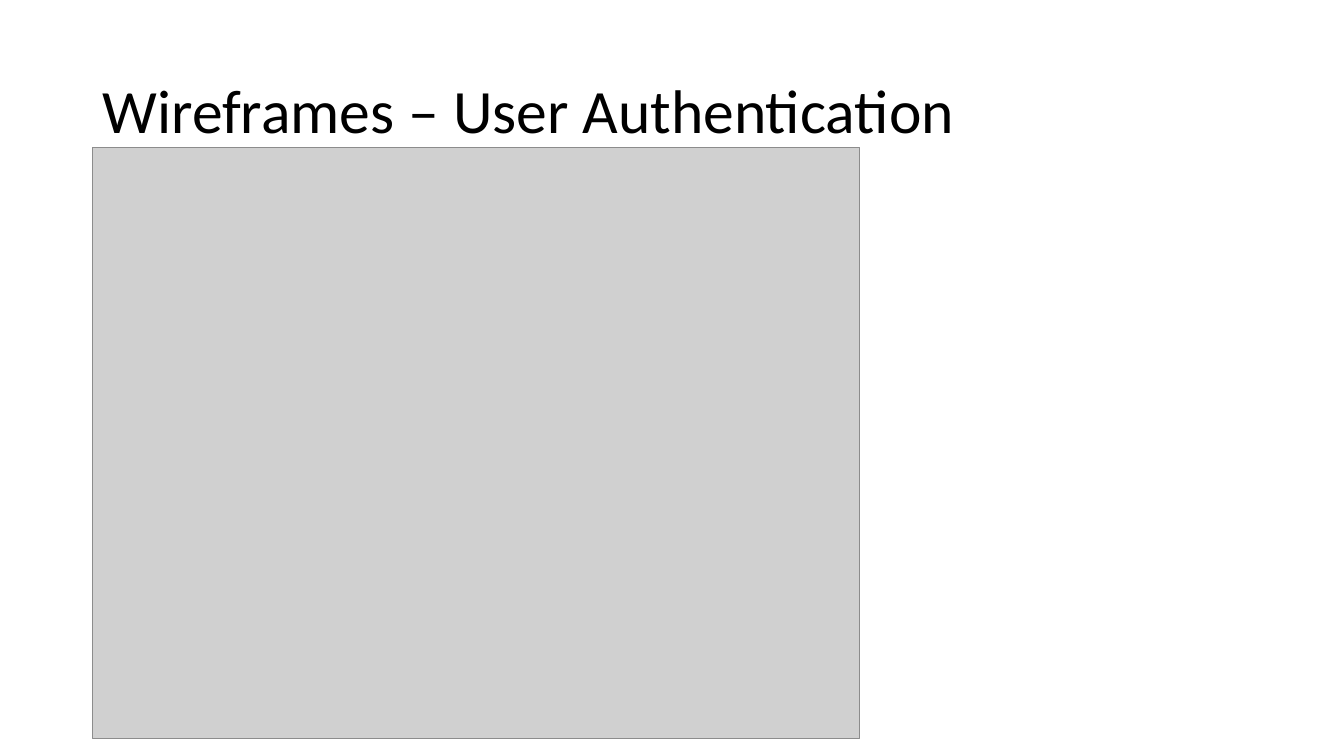
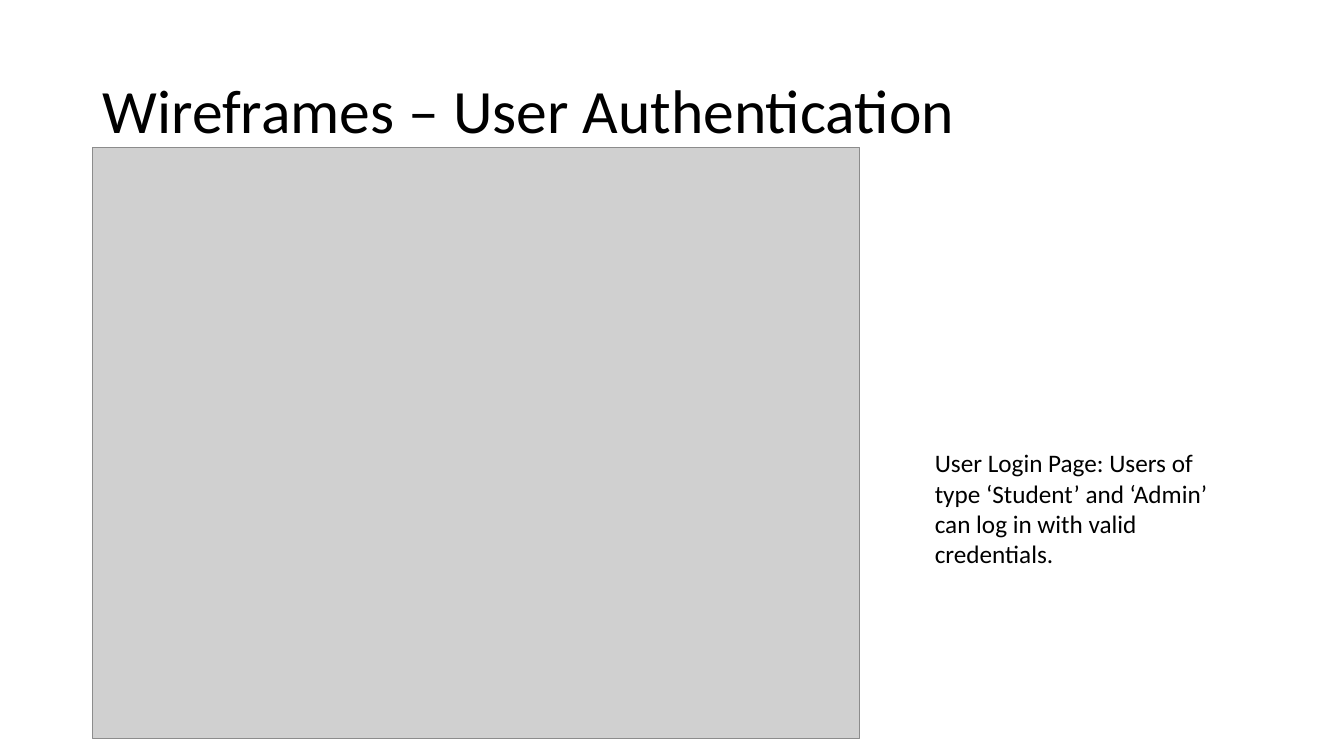
Before and after one commit to audiblePi/career-finder, a slide deck: slide 6 of docs/sprint1Presentation.pptx. Drawn at 1344x756 pixels with LibreOffice and Linux fonts; fonts in the diff are those of the drawing; grey boxes stand for pictures. Boxes give left, top, right and bottom in pixels: in the first picture for what was removed or moved away, otherwise in the second. Text is boxed around its words. In the diff, an @@ line names an element or a change of style, - is before the commit and + after.

Commit message:
Presentation updates.

```diff
--- a/docs/sprint1Presentation.pptx
+++ b/docs/sprint1Presentation.pptx
@@ text added at (x1=935, y1=454, x2=1207, y2=564), 18 pt, text #000000 @@
+User Login Page: Users of type ‘Student’ and ‘Admin’ can log in with valid credentials.
```
Also in this commit, not shown: 3 other slides changed.
